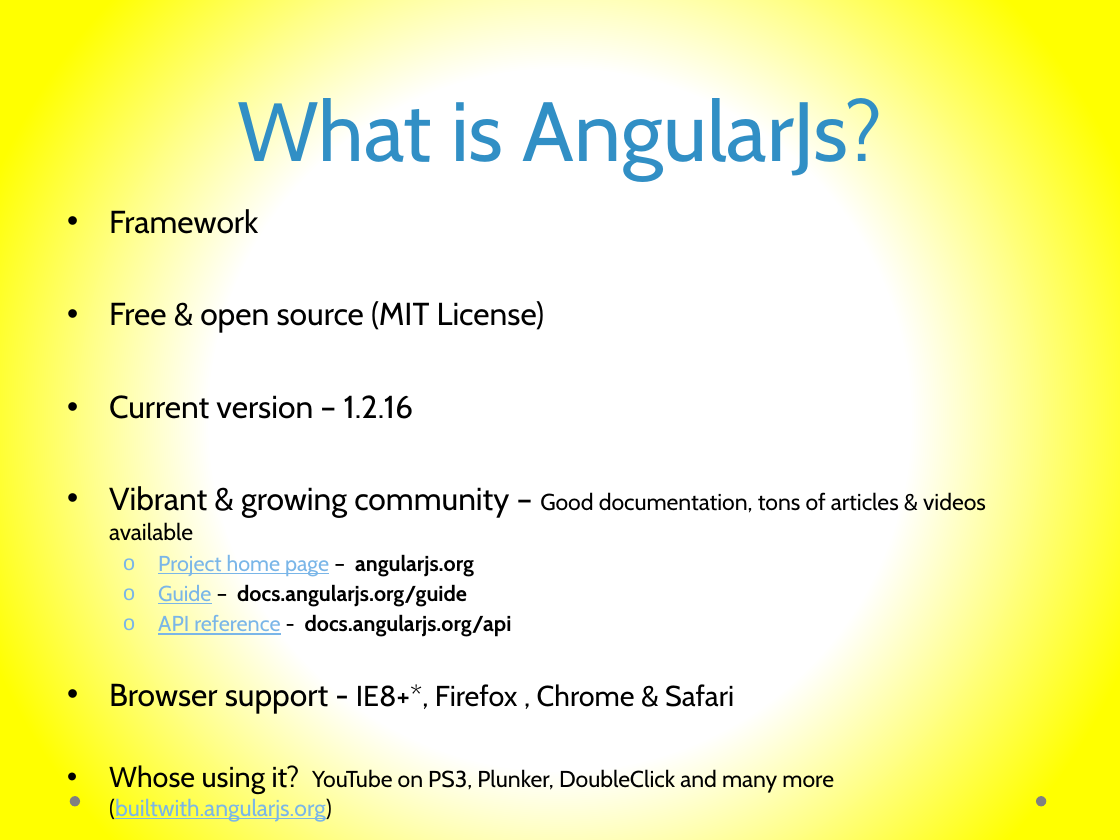
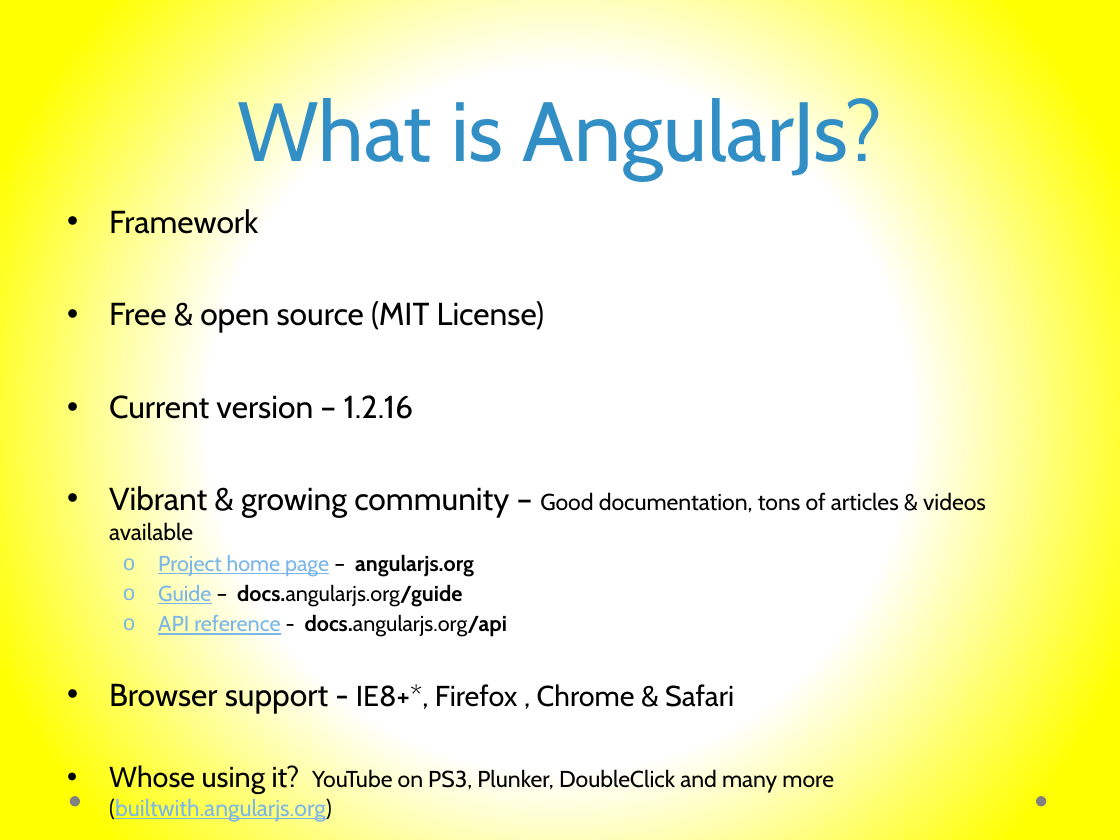
Before and after one commit to murtazahaveliwala/technext-angularjs-demo, a slide deck: slide 5 of Introduction to AngularJs.pptx. Drawn at 1120x840 pixels with LibreOffice and Linux fonts; fonts in the diff are those of the drawing. Boxes give left, top, right and bottom in pixels: in the first picture for what was removed or moved away, otherwise in the second. Text is boxed around its words. In the diff, an @@ line names an element or a change of style, - is before the commit and + after.

```diff
--- a/Introduction to AngularJs.pptx
+++ b/Introduction to AngularJs.pptx
@@ text at (x1=158, y1=584, x2=507, y2=637): bold off in "docs.angularjs.org/guide", "docs.angularjs.org/api" @@
```
Also in this commit, not shown: 2 other slides changed.
